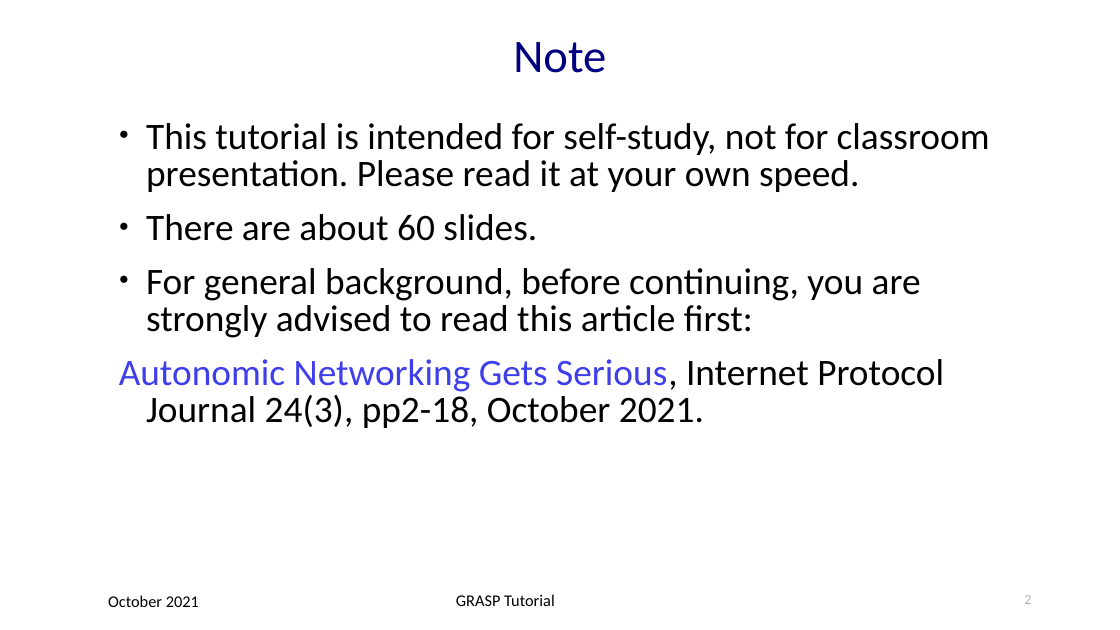
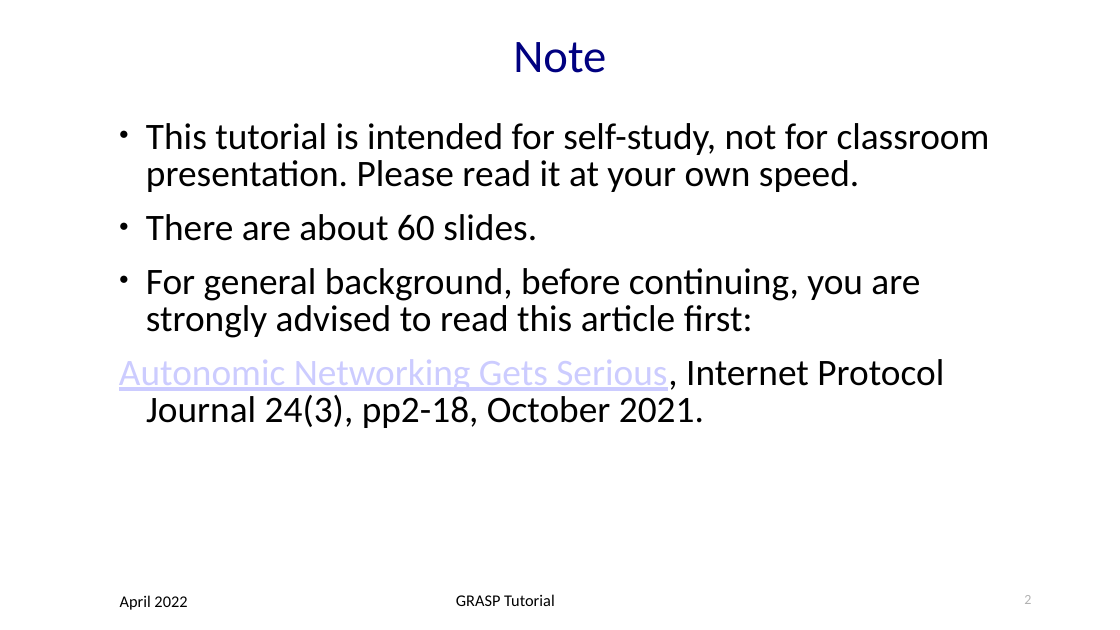
Before and after one commit to becarpenter/graspdoc, a slide deck: slide 2 of GRASP-tutorial.ppt. Drawn at 1120x630 pixels with LibreOffice and Linux fonts; fonts in the diff are those of the drawing. Boxes give left, top, right and bottom in pixels: in the first picture for what was removed or moved away, otherwise in the second. Text is boxed around its words. In the diff, an @@ line names an element or a change of style, - is before the commit and + after.

```diff
--- a/GRASP-tutorial.ppt
+++ b/GRASP-tutorial.ppt
@@ text at box(119, 359, 944, 428): text colour #3E3EEB to #CCCCFF, underline on in "Autonomic Networking Gets Serious," @@
@@ text removed at box(108, 595, 199, 607) @@
-October 2021
@@ text added at box(120, 595, 187, 610), 14 pt, text #000000 @@
+April 2022
```
Also in this commit, not shown: 59 other slides changed, 5 other files.
